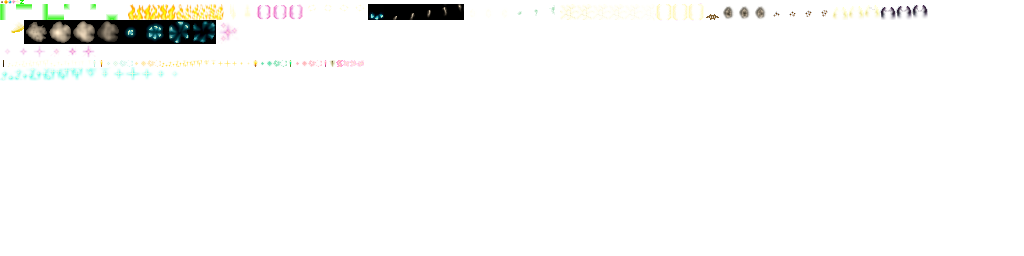
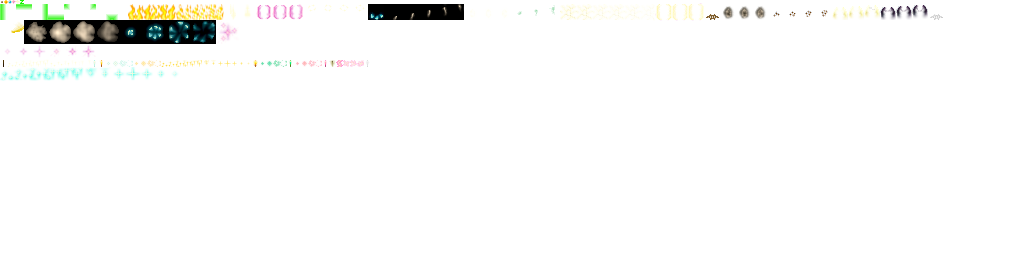
Two versions of the same layered image (1024×256). Layer-by-layer changes:
painted on "Background" over [366, 14, 943, 67]
